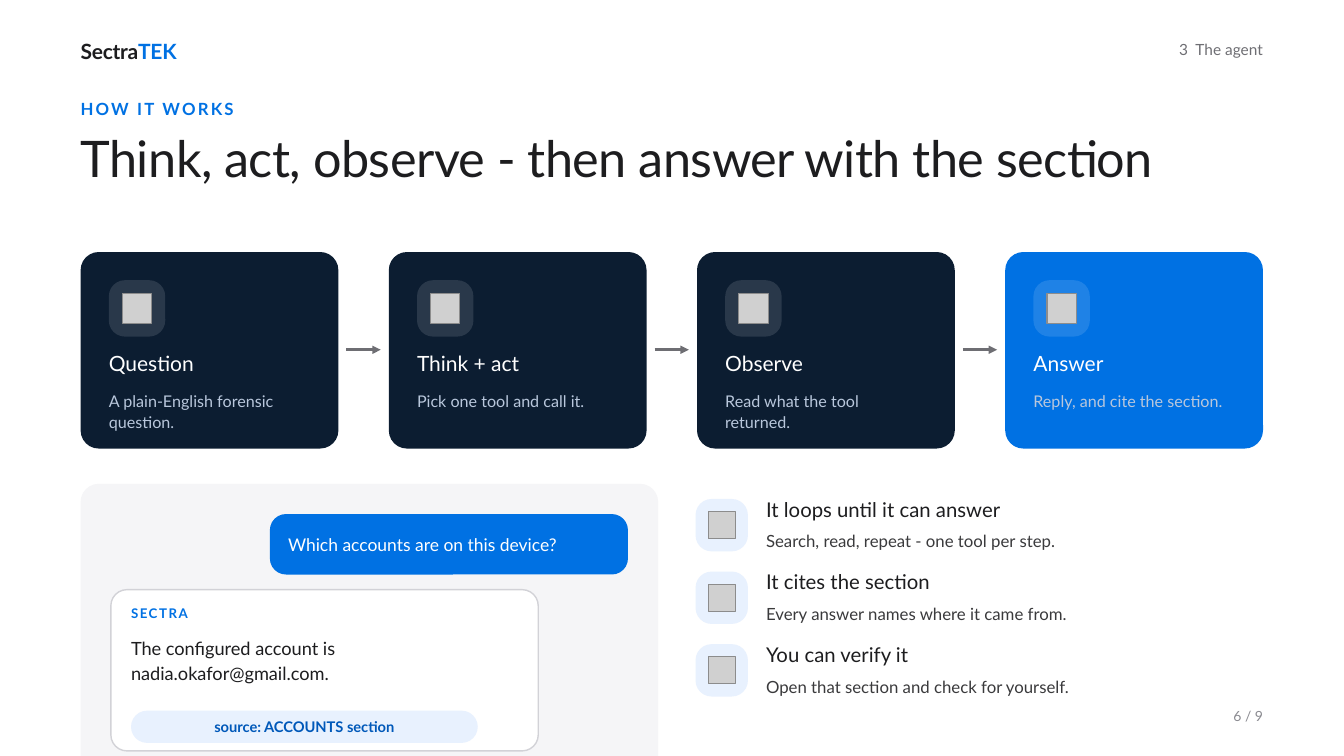
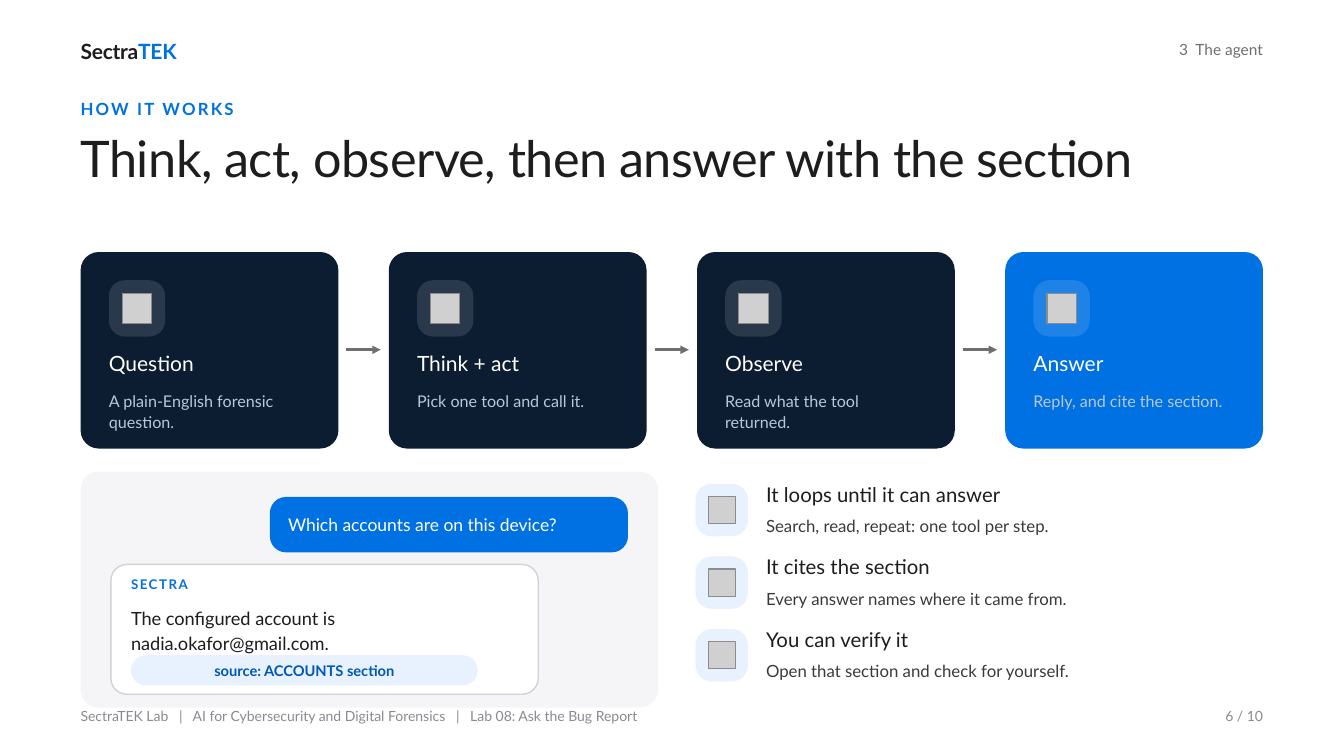
Before and after one commit to danjethh/sectratek-AI-Lab, a slide deck: slide 6 of lab08_llm_bug_report_chatbot/slides/SectraTEK_Lab08_BugReport.pptx. Drawn at 1344x756 pixels with LibreOffice and Linux fonts; fonts in the diff are those of the drawing; grey boxes stand for pictures. Boxes give left, top, right and bottom in pixels: in the first picture for what was removed or moved away, otherwise in the second. Text is boxed around its words. In the diff, an @@ line names an element or a change of style, - is before the commit and + after.

```diff
--- a/lab08_llm_bug_report_chatbot/slides/SectraTEK_Lab08_BugReport.pptx
+++ b/lab08_llm_bug_report_chatbot/slides/SectraTEK_Lab08_BugReport.pptx
@@ title at [81,140,1133,184]: text changed @@
-Think, act, observe - then answer with the section
+Think, act, observe, then answer with the section
@@ proportions changed in 3 elements at [270,497,628,553], [111,565,538,695], [81,472,658,708] @@
@@ rounded rectangle: place and size @@
-rounded rectangle at [81,484,658,756]
+rounded rectangle at [81,472,658,708]
@@ rounded rectangle: place and size @@
-rounded rectangle at [270,514,628,575]
+rounded rectangle at [270,497,628,553]
@@ text "Which accounts are on this ...": place and size @@
-text "Which accounts are on this ..." at [288,538,557,551]
+text "Which accounts are on this ..." at [288,518,557,531]
@@ text at [766,519,1048,535]: text changed @@
-Search, read, repeat - one tool per step.
+Search, read, repeat: one tool per step.
@@ rounded rectangle: place and size @@
-rounded rectangle at [111,590,538,751]
+rounded rectangle at [111,565,538,695]
@@ text "SECTRA": place and size @@
-text "SECTRA" at [131,605,518,635]
+text "SECTRA" at [131,577,518,607]
@@ text "The configured account is nadia.okafor@gmail.com.": place and size @@
-text "The configured account is nadia.okafor@gmail.com." at [131,641,335,684]
+text "The configured account is nadia.okafor@gmail.com." at [131,611,335,654]
@@ 5 texts, 3 pictures, 3 rounded rectangles: place and size @@
-5 texts, 3 pictures, 3 rounded rectangles at [696,499,1069,697]
+5 texts, 3 pictures, 3 rounded rectangles at [696,484,1069,682]
@@ text "source: ACCOUNTS section": place and size @@
-text "source: ACCOUNTS section" at [214,721,394,732]
+text "source: ACCOUNTS section" at [214,665,394,676]
@@ rounded rectangle: place and size @@
-rounded rectangle at [131,711,478,743]
+rounded rectangle at [131,655,478,686]
@@ text at [1225,711,1263,721]: text changed @@
-6 / 9
+6 / 10
```
Also in this commit, not shown: 7 other slides changed, 1 slide added, 27 other files.
